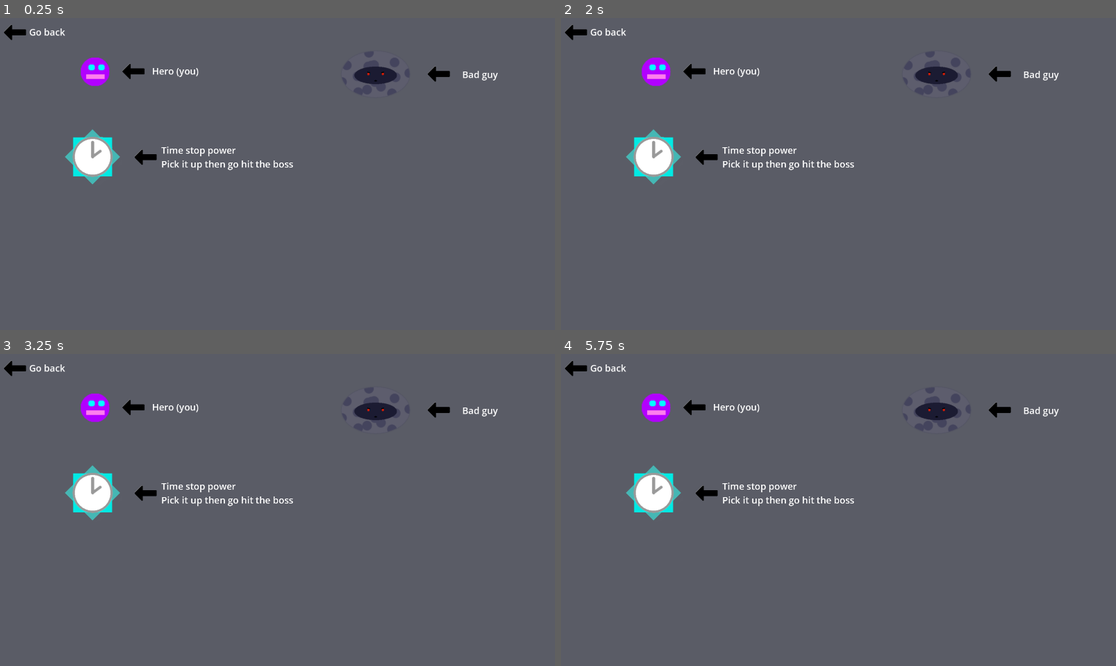
Above: before the commit, frames 1-4 (two rows, left to right).
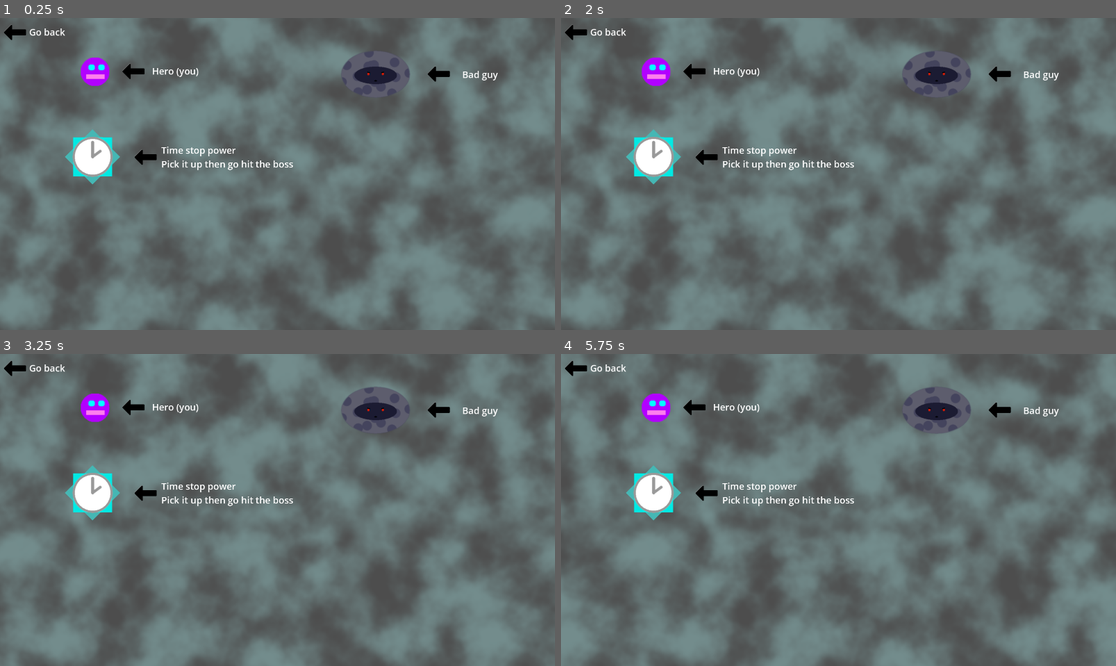
Above: after the commit, the same moments.

Repository: Antoine-Lagache/GameJam_2025
Game: Godot game, scene res://scene/tutorial.tscn
Same seed, same stepped clock (60 frames per second), same inputs: the game is played once before the commit and once after it. This scene is started directly instead of the project's main scene.
Inputs (mouse positions are in pixels of both pictures, inside the frame that each line leads up to):
- Up to frame 1 (0.25 s): no input
- Up to frame 2 (2 s): click "Go back" at 0.5 s; click "Tutorial" at 1.25 s
- Up to frame 3 (3.25 s): move the mouse to (399, 494) at 2.02 s; hold Right (right) 2.03-2.78 s; hold Shift 2.03-2.78 s; move the mouse to (166, 525) at 2.77 s; hold Down (down) from 2.78 s (still down); tap Shift at 2.85 s
- Up to frame 4 (5.75 s): move the mouse to (894, 441) at 3.52 s; release Down (down) at 3.53 s; hold Right (right) 3.53-4.28 s; hold Shift 3.53-4.28 s; move the mouse to (810, 572) at 4.27 s; hold Up (up) 4.28-5.03 s; tap Shift at 4.35 s; move the mouse to (1005, 556) at 5.02 s; hold Left (left) from 5.03 s (still down); hold Shift from 5.03 s (still down)

The runs differ from the first frame. In frame 1, 36% of the frame differs, in the area x 0-100%, y 0-100%; in frame 2, 36%; in frame 3, 36%; in frame 4, 36%.

Commit message:
menu background

Diff:
--- /dev/null
+++ b/gamejame/scene/back_ground.tscn
@@ -0,0 +1,33 @@
+[gd_scene load_steps=6 format=3 uid="uid://chiljqvrxnobv"]
+
+[ext_resource type="Shader" uid="uid://1hcfyg37upp0" path="res://shader/noise.gdshader" id="1_d6c6h"]
+[ext_resource type="Script" uid="uid://b57x66uh3oxp5" path="res://script/back_ground.gd" id="2_dm12p"]
+
+[sub_resource type="FastNoiseLite" id="FastNoiseLite_88lim"]
+frequency = 0.0037
+fractal_lacunarity = 1.765
+
+[sub_resource type="NoiseTexture2D" id="NoiseTexture2D_0ha60"]
+width = 1920
+height = 1080
+seamless = true
+noise = SubResource("FastNoiseLite_88lim")
+
+[sub_resource type="ShaderMaterial" id="ShaderMaterial_1pwdp"]
+resource_local_to_scene = true
+shader = ExtResource("1_d6c6h")
+shader_parameter/density = 1.0
+shader_parameter/fog_offset = Vector2(0, 0)
+shader_parameter/speed = 0.1
+shader_parameter/noise_texture = SubResource("NoiseTexture2D_0ha60")
+shader_parameter/color = Vector3(0.5, 0.5, 0.5)
+
+[node name="BackGround" type="ColorRect"]
+z_index = -1
+material = SubResource("ShaderMaterial_1pwdp")
+anchors_preset = 15
+anchor_right = 1.0
+anchor_bottom = 1.0
+grow_horizontal = 2
+grow_vertical = 2
+script = ExtResource("2_dm12p")
--- a/gamejame/scene/gameover.tscn
+++ b/gamejame/scene/gameover.tscn
@@ -1,11 +1,32 @@
-[gd_scene load_steps=6 format=3 uid="uid://bjxtn5eijqmly"]
+[gd_scene load_steps=11 format=3 uid="uid://bjxtn5eijqmly"]
 
-[ext_resource type="Script" uid="uid://c3tou42i0c6sx" path="res://script/gameover.gd" id="1_igyxd"]
+[ext_resource type="Script" path="res://script/gameover.gd" id="1_igyxd"]
+[ext_resource type="PackedScene" uid="uid://chiljqvrxnobv" path="res://scene/back_ground.tscn" id="2_0vake"]
 [ext_resource type="PackedScene" uid="uid://by160yhbb0qpo" path="res://scene/menu_button.tscn" id="2_73nri"]
 [ext_resource type="AudioStream" uid="uid://c4m47u8bkwhms" path="res://sounds/defeat.mp3" id="3_73nri"]
+[ext_resource type="Shader" uid="uid://1hcfyg37upp0" path="res://shader/noise.gdshader" id="3_prwty"]
+
+[sub_resource type="FastNoiseLite" id="FastNoiseLite_88lim"]
+frequency = 0.0037
+fractal_lacunarity = 1.765
+
+[sub_resource type="NoiseTexture2D" id="NoiseTexture2D_0ha60"]
+width = 1920
+height = 1080
+seamless = true
+noise = SubResource("FastNoiseLite_88lim")
+
+[sub_resource type="ShaderMaterial" id="ShaderMaterial_0vvtt"]
+resource_local_to_scene = true
+shader = ExtResource("3_prwty")
+shader_parameter/density = 1.0
+shader_parameter/fog_offset = Vector2(0, 0)
+shader_parameter/speed = 0.04
+shader_parameter/noise_texture = SubResource("NoiseTexture2D_0ha60")
+shader_parameter/color = Vector3(0.55, 0.45, 0.55)
 
 [sub_resource type="StyleBoxFlat" id="StyleBoxFlat_0yr2k"]
-bg_color = Color(0.352, 0.36, 0.4, 1)
+bg_color = Color(0.352941, 0.360784, 0.4, 0)
 
 [sub_resource type="Theme" id="Theme_igyxd"]
 default_font_size = 90
@@ -18,6 +39,10 @@
 grow_horizontal = 2
 grow_vertical = 2
 script = ExtResource("1_igyxd")
+
+[node name="BackGround" parent="." instance=ExtResource("2_0vake")]
+material = SubResource("ShaderMaterial_0vvtt")
+layout_mode = 1
 
 [node name="Panel" type="Panel" parent="."]
 layout_mode = 0
--- a/gamejame/scene/main.tscn
+++ b/gamejame/scene/main.tscn
@@ -1,26 +1,8 @@
-[gd_scene load_steps=8 format=3 uid="uid://bb6ccqh3e4sgp"]
+[gd_scene load_steps=4 format=3 uid="uid://bb6ccqh3e4sgp"]
 
 [ext_resource type="Script" uid="uid://cqg1r3kfnxil0" path="res://script/main.gd" id="1_itxqv"]
 [ext_resource type="AudioStream" uid="uid://h8g48qmjmjh7" path="res://sounds/background_music.mp3" id="2_v0l8b"]
-[ext_resource type="Shader" uid="uid://1hcfyg37upp0" path="res://shader/noise.gdshader" id="3_wp4xf"]
-[ext_resource type="Script" path="res://scene/back_ground.gd" id="4_brvut"]
-
-[sub_resource type="FastNoiseLite" id="FastNoiseLite_brvut"]
-frequency = 0.0037
-fractal_lacunarity = 1.765
-
-[sub_resource type="NoiseTexture2D" id="NoiseTexture2D_0ha60"]
-width = 1920
-height = 1080
-seamless = true
-noise = SubResource("FastNoiseLite_brvut")
-
-[sub_resource type="ShaderMaterial" id="ShaderMaterial_brvut"]
-shader = ExtResource("3_wp4xf")
-shader_parameter/density = 1.0
-shader_parameter/fog_offset = Vector2(0, 0)
-shader_parameter/speed = 0.1
-shader_parameter/noise_texture = SubResource("NoiseTexture2D_0ha60")
+[ext_resource type="PackedScene" uid="uid://chiljqvrxnobv" path="res://scene/back_ground.tscn" id="3_wp4xf"]
 
 [node name="main" type="Node"]
 script = ExtResource("1_itxqv")
@@ -31,12 +13,4 @@
 bus = &"Background_music"
 parameters/looping = true
 
-[node name="BackGround" type="ColorRect" parent="."]
-z_index = -1
-material = SubResource("ShaderMaterial_brvut")
-anchors_preset = 15
-anchor_right = 1.0
-anchor_bottom = 1.0
-grow_horizontal = 2
-grow_vertical = 2
-script = ExtResource("4_brvut")
+[node name="BackGround" parent="." instance=ExtResource("3_wp4xf")]
--- a/gamejame/scene/start_menu.tscn
+++ b/gamejame/scene/start_menu.tscn
@@ -1,10 +1,28 @@
-[gd_scene load_steps=4 format=3 uid="uid://bxp0mugwbw7sc"]
+[gd_scene load_steps=8 format=3 uid="uid://xrnld6ll3m0h"]
 
 [ext_resource type="Script" uid="uid://dhthqbj36gf7m" path="res://script/start_menu.gd" id="1_e43t8"]
-[ext_resource type="PackedScene" uid="uid://ors7uvaq62k2" path="res://scene/start_menu_button.tscn" id="3_nld4k"]
+[ext_resource type="PackedScene" uid="uid://chiljqvrxnobv" path="res://scene/back_ground.tscn" id="2_nld4k"]
+[ext_resource type="Shader" uid="uid://1hcfyg37upp0" path="res://shader/noise.gdshader" id="3_ffvpn"]
+[ext_resource type="PackedScene" path="res://scene/start_menu_button.tscn" id="3_nld4k"]
 
-[sub_resource type="StyleBoxFlat" id="StyleBoxFlat_i2t3q"]
-bg_color = Color(0.352, 0.36, 0.4, 1)
+[sub_resource type="FastNoiseLite" id="FastNoiseLite_luqaj"]
+frequency = 0.0037
+fractal_lacunarity = 1.765
+
+[sub_resource type="NoiseTexture2D" id="NoiseTexture2D_nld4k"]
+width = 1920
+height = 1080
+seamless = true
+noise = SubResource("FastNoiseLite_luqaj")
+
+[sub_resource type="ShaderMaterial" id="ShaderMaterial_8jbf6"]
+resource_local_to_scene = true
+shader = ExtResource("3_ffvpn")
+shader_parameter/density = 1.0
+shader_parameter/fog_offset = Vector2(0, 0)
+shader_parameter/speed = 0.04
+shader_parameter/noise_texture = SubResource("NoiseTexture2D_nld4k")
+shader_parameter/color = Vector3(0.45, 0.55, 0.55)
 
 [node name="StartMenu" type="Control"]
 layout_mode = 3
@@ -15,11 +33,9 @@
 grow_vertical = 2
 script = ExtResource("1_e43t8")
 
-[node name="Panel" type="Panel" parent="."]
-layout_mode = 0
-offset_right = 1920.0
-offset_bottom = 1080.0
-theme_override_styles/panel = SubResource("StyleBoxFlat_i2t3q")
+[node name="BackGround" parent="." instance=ExtResource("2_nld4k")]
+material = SubResource("ShaderMaterial_8jbf6")
+layout_mode = 1
 
 [node name="StartButton" parent="." instance=ExtResource("3_nld4k")]
 layout_mode = 0
--- a/gamejame/scene/tutorial.tscn
+++ b/gamejame/scene/tutorial.tscn
@@ -1,15 +1,36 @@
-[gd_scene load_steps=9 format=3 uid="uid://dpiiykgpnlv0v"]
+[gd_scene load_steps=14 format=3 uid="uid://b3rhvt4hnqbse"]
 
-[ext_resource type="Script" uid="uid://b0rtifvjc2b06" path="res://script/tutorial.gd" id="1_mo30s"]
+[ext_resource type="Script" path="res://script/tutorial.gd" id="1_mo30s"]
 [ext_resource type="Texture2D" uid="uid://doae567ean0r2" path="res://sprites/player.png" id="1_won01"]
 [ext_resource type="Texture2D" uid="uid://2ammtl2i7lng" path="res://sprites/black_arrow.png" id="2_mqdaa"]
+[ext_resource type="PackedScene" uid="uid://chiljqvrxnobv" path="res://scene/back_ground.tscn" id="2_otirw"]
 [ext_resource type="Texture2D" uid="uid://dvgjro8yi6tjy" path="res://sprites/mechant.png" id="3_mo30s"]
+[ext_resource type="Shader" uid="uid://1hcfyg37upp0" path="res://shader/noise.gdshader" id="3_qi44v"]
 [ext_resource type="Texture2D" uid="uid://cf2a4kh32yv8h" path="res://sprites/time_stop.png" id="4_6axd3"]
 [ext_resource type="Texture2D" uid="uid://b38pcyp0ma024" path="res://sprites/white_arrow.png" id="6_6axd3"]
 [ext_resource type="PackedScene" uid="uid://by160yhbb0qpo" path="res://scene/menu_button.tscn" id="6_whbp6"]
 
+[sub_resource type="FastNoiseLite" id="FastNoiseLite_xftar"]
+frequency = 0.0037
+fractal_lacunarity = 1.765
+
+[sub_resource type="NoiseTexture2D" id="NoiseTexture2D_6iio1"]
+width = 1920
+height = 1080
+seamless = true
+noise = SubResource("FastNoiseLite_xftar")
+
+[sub_resource type="ShaderMaterial" id="ShaderMaterial_l02f5"]
+resource_local_to_scene = true
+shader = ExtResource("3_qi44v")
+shader_parameter/density = 1.0
+shader_parameter/fog_offset = Vector2(0, 0)
+shader_parameter/speed = 0.04
+shader_parameter/noise_texture = SubResource("NoiseTexture2D_6iio1")
+shader_parameter/color = Vector3(0.45, 0.55, 0.55)
+
 [sub_resource type="StyleBoxFlat" id="StyleBoxFlat_whbp6"]
-bg_color = Color(0.352941, 0.360784, 0.4, 1)
+bg_color = Color(0.352941, 0.360784, 0.4, 0)
 
 [node name="Tutorial" type="Control"]
 layout_mode = 3
@@ -19,6 +40,10 @@
 grow_horizontal = 2
 grow_vertical = 2
 script = ExtResource("1_mo30s")
+
+[node name="BackGround" parent="." instance=ExtResource("2_otirw")]
+material = SubResource("ShaderMaterial_l02f5")
+layout_mode = 1
 
 [node name="Panel" type="Panel" parent="."]
 layout_mode = 0
--- a/gamejame/scene/victory.tscn
+++ b/gamejame/scene/victory.tscn
@@ -1,11 +1,32 @@
-[gd_scene load_steps=6 format=3 uid="uid://d2n3buyym3jqj"]
+[gd_scene load_steps=11 format=3 uid="uid://caxwgrcddc3y3"]
 
-[ext_resource type="Script" uid="uid://b3wt515ikx5de" path="res://script/victory.gd" id="1_8hrio"]
+[ext_resource type="Script" path="res://script/victory.gd" id="1_8hrio"]
+[ext_resource type="PackedScene" uid="uid://chiljqvrxnobv" path="res://scene/back_ground.tscn" id="2_2g0ok"]
 [ext_resource type="PackedScene" uid="uid://by160yhbb0qpo" path="res://scene/menu_button.tscn" id="2_qf7ln"]
+[ext_resource type="Shader" uid="uid://1hcfyg37upp0" path="res://shader/noise.gdshader" id="3_7buwx"]
 [ext_resource type="AudioStream" uid="uid://bupo067nx6673" path="res://sounds/victory.mp3" id="3_qf7ln"]
 
+[sub_resource type="FastNoiseLite" id="FastNoiseLite_dne65"]
+frequency = 0.0037
+fractal_lacunarity = 1.765
+
+[sub_resource type="NoiseTexture2D" id="NoiseTexture2D_2g0ok"]
+width = 1920
+height = 1080
+seamless = true
+noise = SubResource("FastNoiseLite_dne65")
+
+[sub_resource type="ShaderMaterial" id="ShaderMaterial_5cry7"]
+resource_local_to_scene = true
+shader = ExtResource("3_7buwx")
+shader_parameter/density = 1.0
+shader_parameter/fog_offset = Vector2(0, 0)
+shader_parameter/speed = 0.04
+shader_parameter/noise_texture = SubResource("NoiseTexture2D_2g0ok")
+shader_parameter/color = Vector3(0.55, 0.55, 0.45)
+
 [sub_resource type="StyleBoxFlat" id="StyleBoxFlat_ihqoo"]
-bg_color = Color(0.352941, 0.360784, 0.4, 1)
+bg_color = Color(0.352941, 0.360784, 0.4, 0)
 
 [sub_resource type="Theme" id="Theme_fa3o4"]
 default_font_size = 90
@@ -18,6 +39,10 @@
 grow_horizontal = 2
 grow_vertical = 2
 script = ExtResource("1_8hrio")
+
+[node name="BackGround" parent="." instance=ExtResource("2_2g0ok")]
+material = SubResource("ShaderMaterial_5cry7")
+layout_mode = 1
 
 [node name="Panel" type="Panel" parent="."]
 layout_mode = 0
--- a/gamejame/shader/noise.gdshader
+++ b/gamejame/shader/noise.gdshader
@@ -4,11 +4,12 @@
 uniform vec2 fog_offset;
 uniform float speed = 0.5;
 uniform sampler2D noise_texture;
+uniform vec3 color = vec3(0.5,0.5,0.5);
 
 void fragment() {
 	// Called for every pixel the material is visible on.
 	vec2 uv_noise = mod(UV + fog_offset,1.0);
 	float noise = texture(noise_texture, uv_noise).r;
 	float alpha = smoothstep(0.1, 0.9, noise*density);
-	COLOR = vec4(0.5, 0.5, 0.5, alpha);
+	COLOR = vec4(color, alpha);
 }
Not shown: 1 places in gamejame/scene/pattern.tscn that only renumber resources
Renamed: gamejame/scene/back_ground.gd -> gamejame/script/back_ground.gd
Renamed: gamejame/scene/back_ground.gd.uid -> gamejame/script/back_ground.gd.uid
